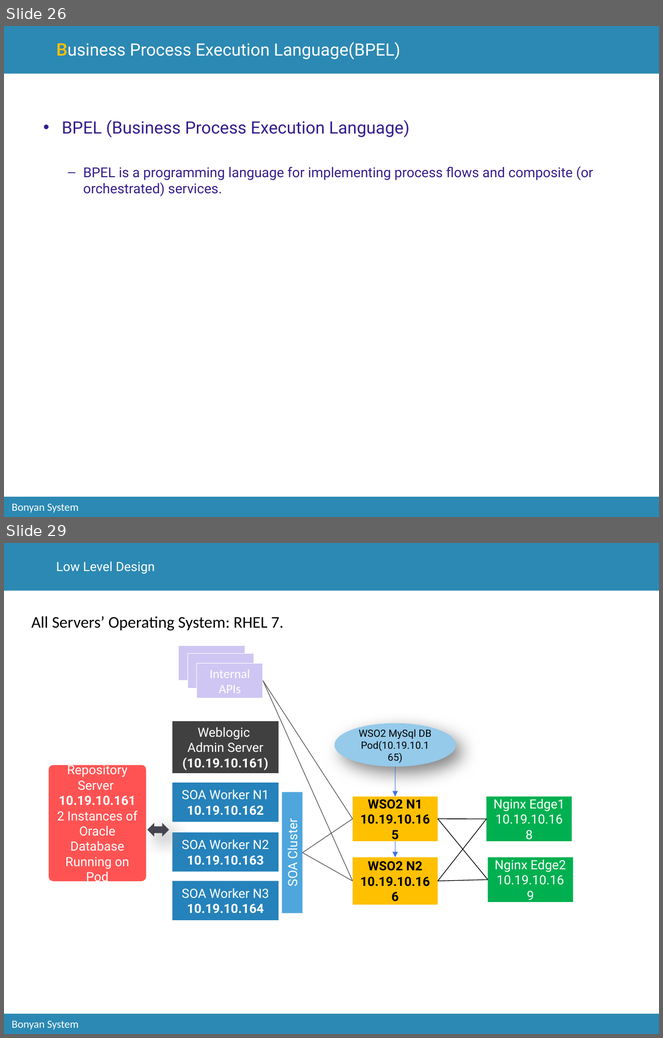
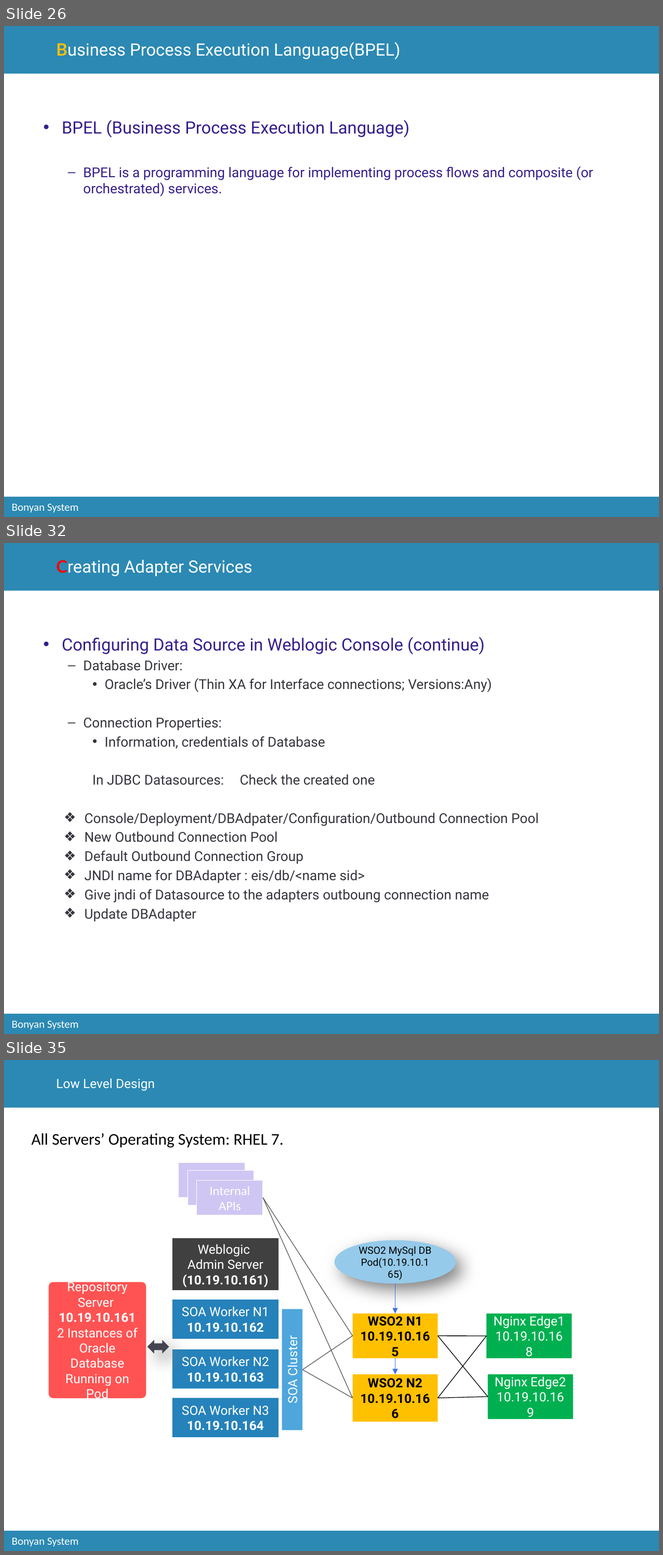
Before and after one commit to catcry/soaTraining, a slide deck: Presentation/soaTrainingPresentation.pptx. Shown one above the other, each under a label of ours: slides 26 and 29 before the commit, slides 26, 32 and 35 after it; the slides between them are not shown. The pictures are 663x1038 and 663x1555 pixels, drawn with LibreOffice and Linux fonts; fonts in the diff are those of the drawing; background and template pictures are left out. Boxes give left, top, right and bottom in pixels: in the first picture for what was removed or moved away, otherwise in the second. Text is boxed around its words. In the diff, an @@ line names an element or a change of style, - is before the commit and + after.

```diff
--- a/Presentation/soaTrainingPresentation.pptx
+++ b/Presentation/soaTrainingPresentation.pptx
@@ slide 32 added at <box>4,543,659,1034</box>, background #FFFFFF; not listed: 3 template elements that a slide beside it also shows @@
@@ title added at <box>56,560,252,576</box>, 18.8 pt, text #FFFFFF @@
+Creating Adapter Services
@@ text added at <box>62,637,539,922</box>, 15 pt, text #34343D @@
+• Configuring Data Source in Weblogic Console (continue)
+  – Database Driver:
+    • Oracle’s Driver (Thin XA for Interface connections; Versions:Any)
+  – Connection Properties:
+    • Information, credentials of Database
+    In JDBC Datasources: Check the created one
+    ❖ Console/Deployment/DBAdpater/Configuration/Outbound Connection Pool
+    ❖ New Outbound Connection Pool
+    ❖ Default Outbound Connection Group
+    ❖ JNDI name for DBAdapter : eis/db/<name sid>
+    ❖ Give jndi of Datasource to the adapters outboung connection name
+    ❖ Update DBAdapter
@@ what was slide 29 is now slide 35 @@
```
Also in this commit, not shown: 2 slides changed, 5 other slides added, 2 other files.
